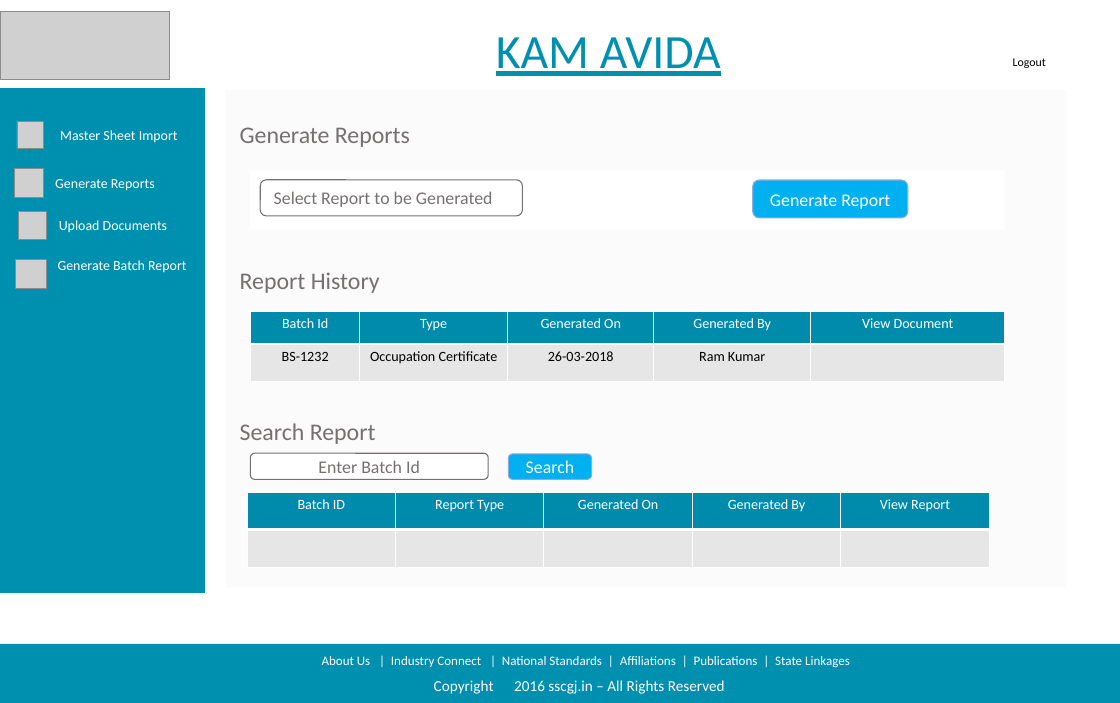
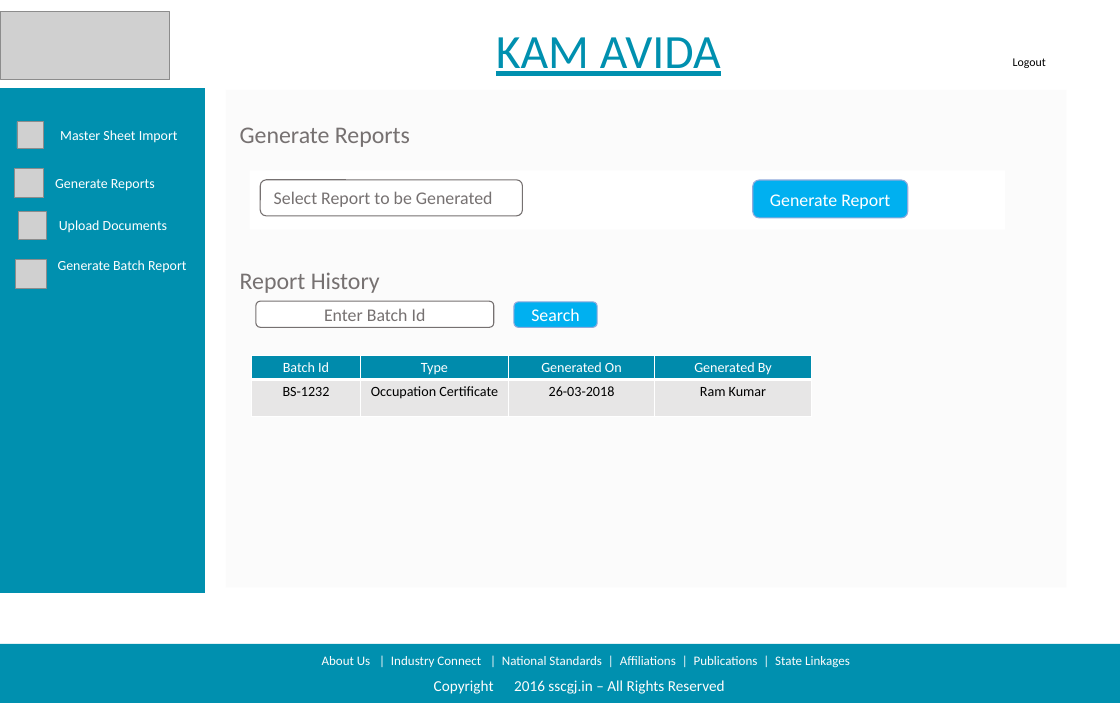
Before and after one commit to sarthakbhutani/NSKFDC-App, a slide deck: slide 4 of Requirements/Product Backlog/Screen Designs/Screen Design Deck/Updated Designs.pptx (slide 3 before the commit). Drawn at 1120x703 pixels with LibreOffice and Linux fonts; fonts in the diff are those of the drawing; grey boxes stand for pictures; background and template pictures are left out. Boxes give left, top, right and bottom in pixels: in the first picture for what was removed or moved away, otherwise in the second. Text is boxed around its words. In the diff, an @@ line names an element or a change of style, - is before the commit and + after.

```diff
--- a/Requirements/Product Backlog/Screen Designs/Screen Design Deck/Updated Designs.pptx
+++ b/Requirements/Product Backlog/Screen Designs/Screen Design Deck/Updated Designs.pptx
@@ rounded rectangle "Enter Batch Id": place and size @@
-rounded rectangle "Enter Batch Id" at [250,453,488,479]
+rounded rectangle "Enter Batch Id" at [256,302,493,327]
@@ rounded rectangle "Search": place and size @@
-rounded rectangle "Search" at [508,454,591,480]
+rounded rectangle "Search" at [514,302,597,328]
@@ table at [252,356,811,417] @@
-column 5: View Document | 
@@ table: place and size @@
-table at [251,311,1005,381]
+table at [252,356,811,417]
@@ text removed at [240,423,376,444] @@
-Search Report
@@ table removed at [247,492,989,567], 2 rows, 5 columns @@
-Batch ID | Report Type | Generated On | Generated By | View Report
- |  |  |  | 
```
Also in this commit, not shown: 9 other slides changed, 1 slide added, 1 other file.
